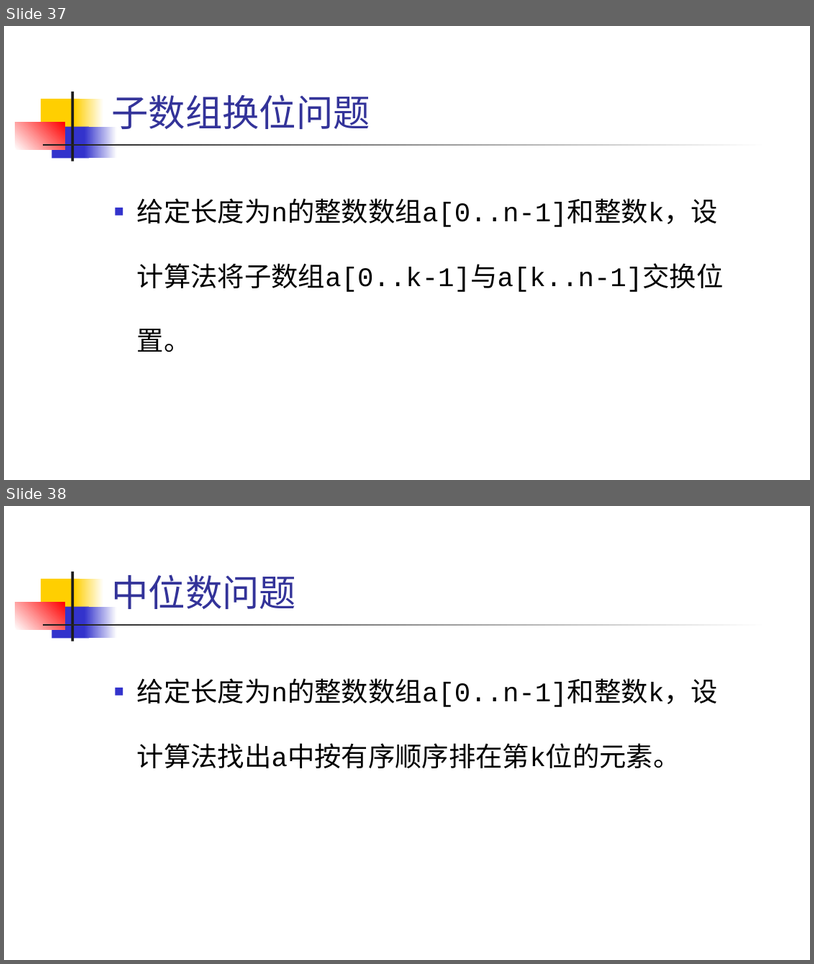
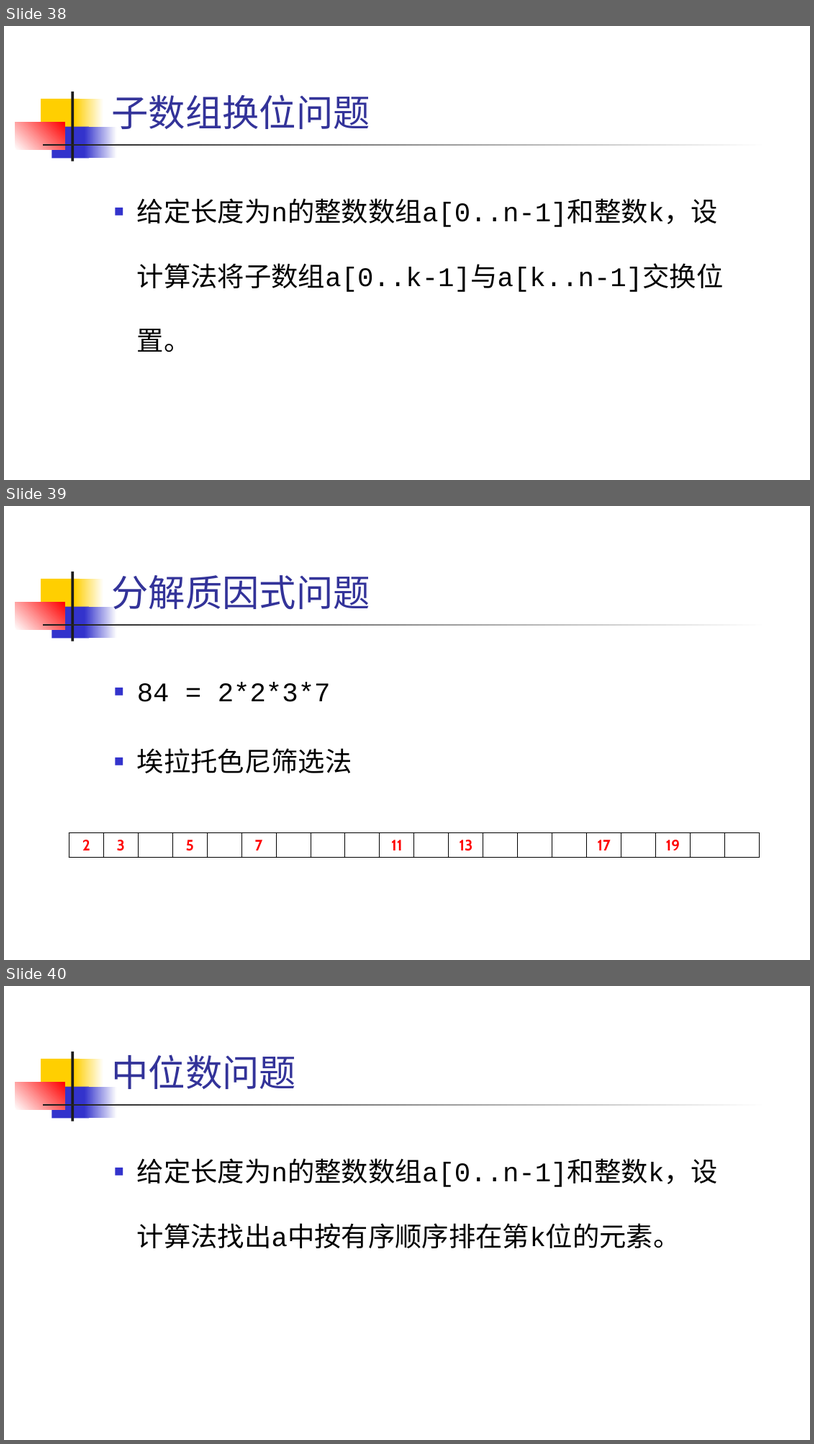
Before and after one commit to TeacherPeng/AlgorithmDesign, a slide deck: 教案/算法设计与分析.习题课.pptx. Shown one above the other, each under a label of ours: slides 37 and 38 before the commit, slides 38, 39 and 40 after it. The pictures are 814x964 and 814x1444 pixels, drawn with LibreOffice and Linux fonts; fonts in the diff are those of the drawing. Boxes give left, top, right and bottom in pixels: in the first picture for what was removed or moved away, otherwise in the second. Text is boxed around its words. In the diff, an @@ line names an element or a change of style, - is before the commit and + after.

```diff
--- a/教案/算法设计与分析.习题课.pptx
+++ b/教案/算法设计与分析.习题课.pptx
@@ slide 39 added at (4, 506, 810, 960), background #FFFFFF; not listed: 7 template elements that a slide beside it also shows @@
@@ title added at (111, 575, 370, 609), 44 pt, text #333399 @@
+分解质因式问题
@@ text added at (137, 682, 352, 773), 32 pt, text #000000 @@
+■ 84 = 2*2*3*7
+■ 埃拉托色尼筛选法
@@ table added at (70, 833, 759, 857), 1 rows, 20 columns @@
+2 | 3 | 4 | 5 | 6 | 7 | 8 | 9 | 10 | 11 | 12 | 13 | 14 | 15 | 16 | 17 | 18 | 19 | 20 | 21
@@ table added at (70, 833, 759, 857), 1 rows, 20 columns @@
+2 | 3 |  | 5 |  | 7 |  | 9 |  | 11 |  | 13 |  | 15 |  | 17 |  | 19 |  | 21
@@ table added at (70, 833, 759, 857), 1 rows, 20 columns @@
+2 | 3 |  | 5 |  | 7 |  |  |  | 11 |  | 13 |  |  |  | 17 |  | 19 |  | 
@@ table added at (70, 833, 759, 857), 1 rows, 20 columns @@
+2 | 3 |  | 5 |  | 7 |  |  |  | 11 |  | 13 |  |  |  | 17 |  | 19 |  | 
@@ table added at (70, 833, 759, 857), 1 rows, 20 columns @@
+2 | 3 |  | 5 |  | 7 |  |  |  | 11 |  | 13 |  |  |  | 17 |  | 19 |  | 
@@ table added at (70, 833, 759, 857), 1 rows, 20 columns @@
+2 | 3 |  | 5 |  | 7 |  |  |  | 11 |  | 13 |  |  |  | 17 |  | 19 |  | 
@@ table added at (70, 833, 759, 857), 1 rows, 20 columns @@
+2 | 3 |  | 5 |  | 7 |  |  |  | 11 |  | 13 |  |  |  | 17 |  | 19 |  | 
@@ table added at (70, 833, 759, 857), 1 rows, 20 columns @@
+2 | 3 |  | 5 |  | 7 |  |  |  | 11 |  | 13 |  |  |  | 17 |  | 19 |  | 
@@ table added at (70, 833, 759, 857), 1 rows, 20 columns @@
+2 | 3 |  | 5 |  | 7 |  |  |  | 11 |  | 13 |  |  |  | 17 |  | 19 |  | 
@@ what was slide 37 is now slide 38 @@
@@ what was slide 38 is now slide 40 @@
```
Also in this commit, not shown: 1 other slide added, 1 other file.
